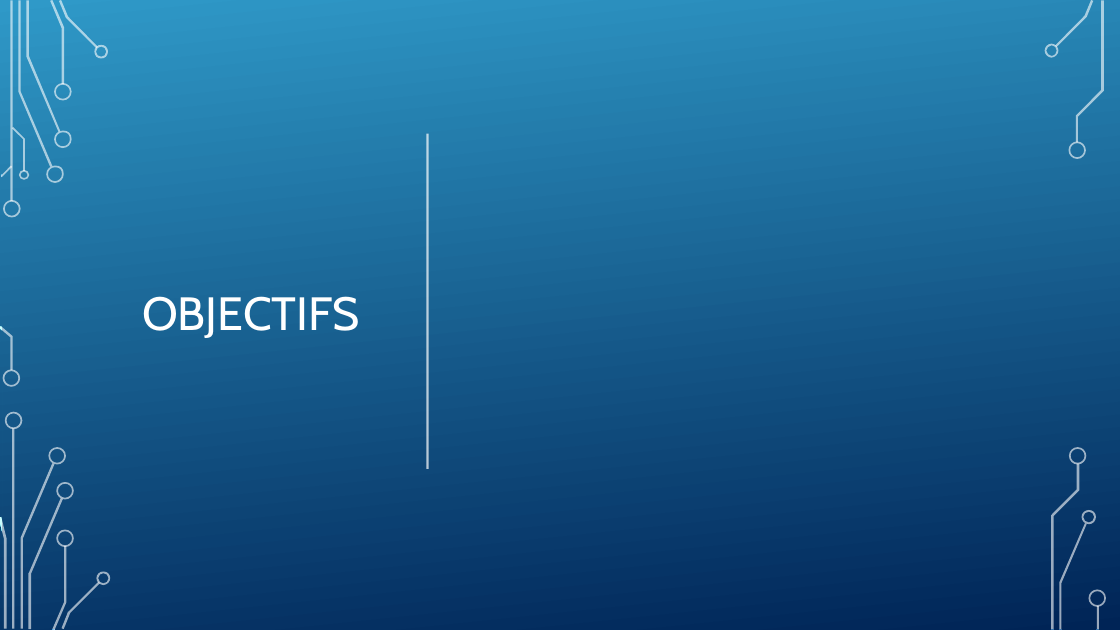
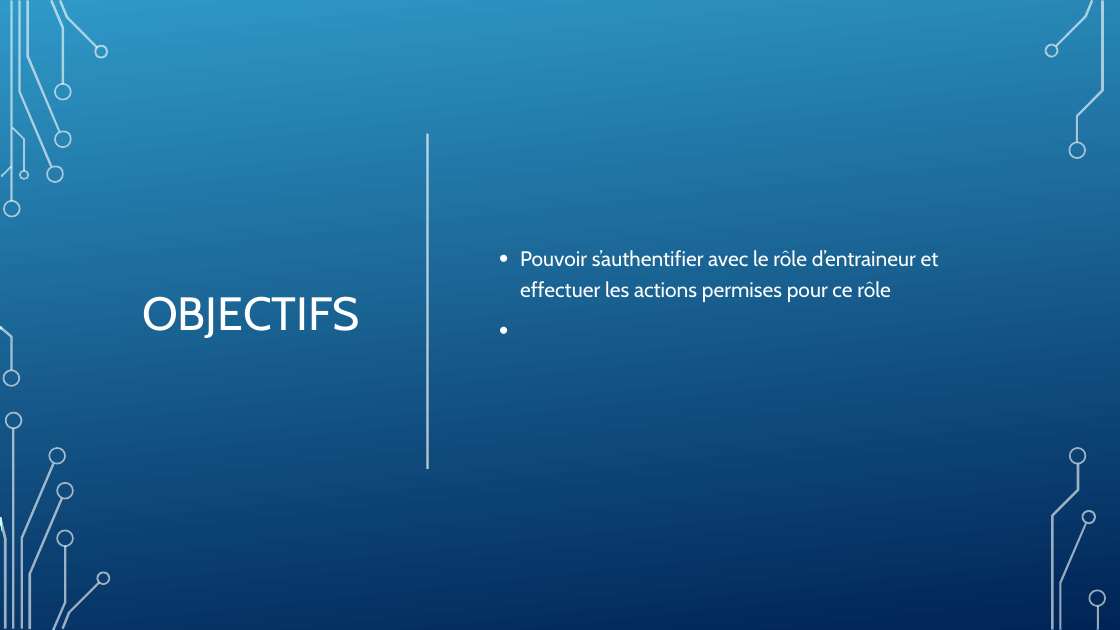
Before and after one commit to DFC-Informatique-Cegep-de-Sainte-Foy/GestionEquipesSportives, a slide deck: slide 3 of Documentation/Revue 3/Presentation_Revue_3.pptx. Drawn at 1120x630 pixels with LibreOffice and Linux fonts; fonts in the diff are those of the drawing; background and template pictures are left out. Boxes give left, top, right and bottom in pixels: in the first picture for what was removed or moved away, otherwise in the second. Text is boxed around its words. In the diff, an @@ line names an element or a change of style, - is before the commit and + after.

Commit message:
update

```diff
--- a/Documentation/Revue 3/Presentation_Revue_3.pptx
+++ b/Documentation/Revue 3/Presentation_Revue_3.pptx
@@ text added at box(520, 250, 939, 302), 18 pt, text #FFFFFF @@
+• Pouvoir s’authentifier avec le rôle d’entraineur et effectuer les actions permises pour ce rôle
```
Also in this commit, not shown: 1 other slide changed.
